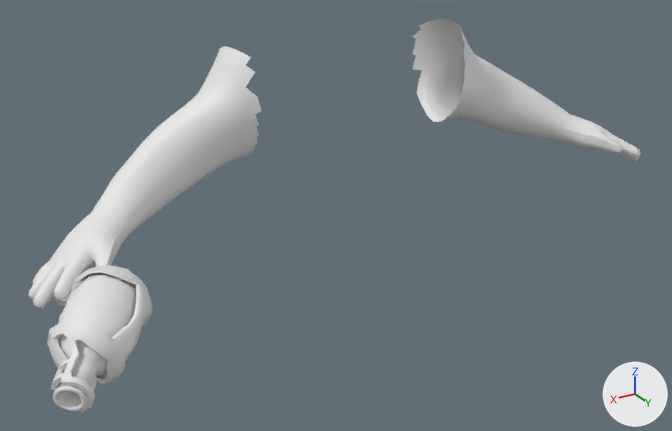
Two versions of the glTF model Assets/Meshes/Gun/wc-attemp4.glb, one commit apart.
One viewpoint serves both versions: a camera (50 mm lens) standing at (1.244, 1.874, 0.881) and looking at (0.155, 0.059, -0.026). Every picture has the same lights, and +X, +Y and +Z are marked at lower right. Where no turn or scale is listed for an object, it has been applied to the vertices.

Before the edit, the objects in view are built like this:
```python
me_cube_001 = bpy.data.meshes.new('Cube.001')
me_cube_001.from_pydata(...)  # 3564 vertices, 7069 faces; spans x -0.9..0.95, y -0.27..0.41, z -0.16..0.37
ob_characterfinal = bpy.data.objects.new('CharacterFinal', me_cube_001)
ob_characterfinal.location = (0.0, 0.0, 0.0)
```
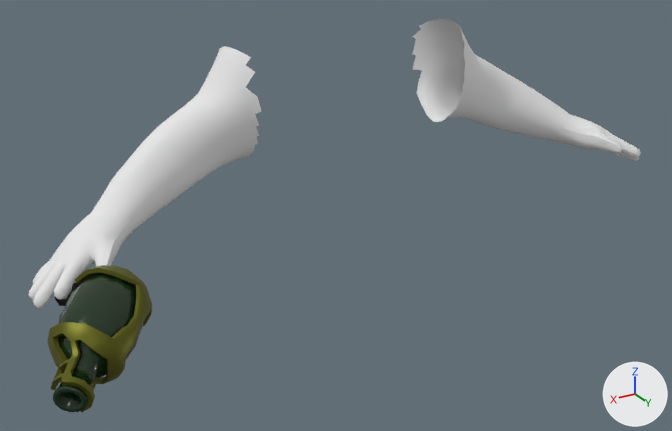
Boxes [x1, y1, x2, y2] around the edits, measured in the pictures (672 x 431 px):
'CharacterFinal', recoloured
    both: [39, 255, 152, 412]

Patch to the scene script:
```diff
--- a/Assets/Meshes/Gun/wc-attemp4.glb.py
+++ b/Assets/Meshes/Gun/wc-attemp4.glb.py
@@ img_metallicc_rougness @@
+img_metallicc_rougness = load_image('Metallicc-Rougness', '_unpacked/Metallicc-Rougness', 2, 2, 'Non-Color')
@@ img_albedo @@
+img_albedo = load_image('Albedo', '_unpacked/Albedo', 2, 2, 'sRGB')
@@ mat_material_001 @@
+mat_material_001 = bpy.data.materials.new('Material.001')
+# uses the picture img_albedo
+# uses the picture img_metallicc_rougness
@@ me_cube_001 @@
 me_cube_001.from_pydata(...)  # 3564 vertices, 7069 faces; spans x -0.9..0.95, y -0.27..0.41, z -0.16..0.37
+me_cube_001.materials.append(mat_material_001)
```
